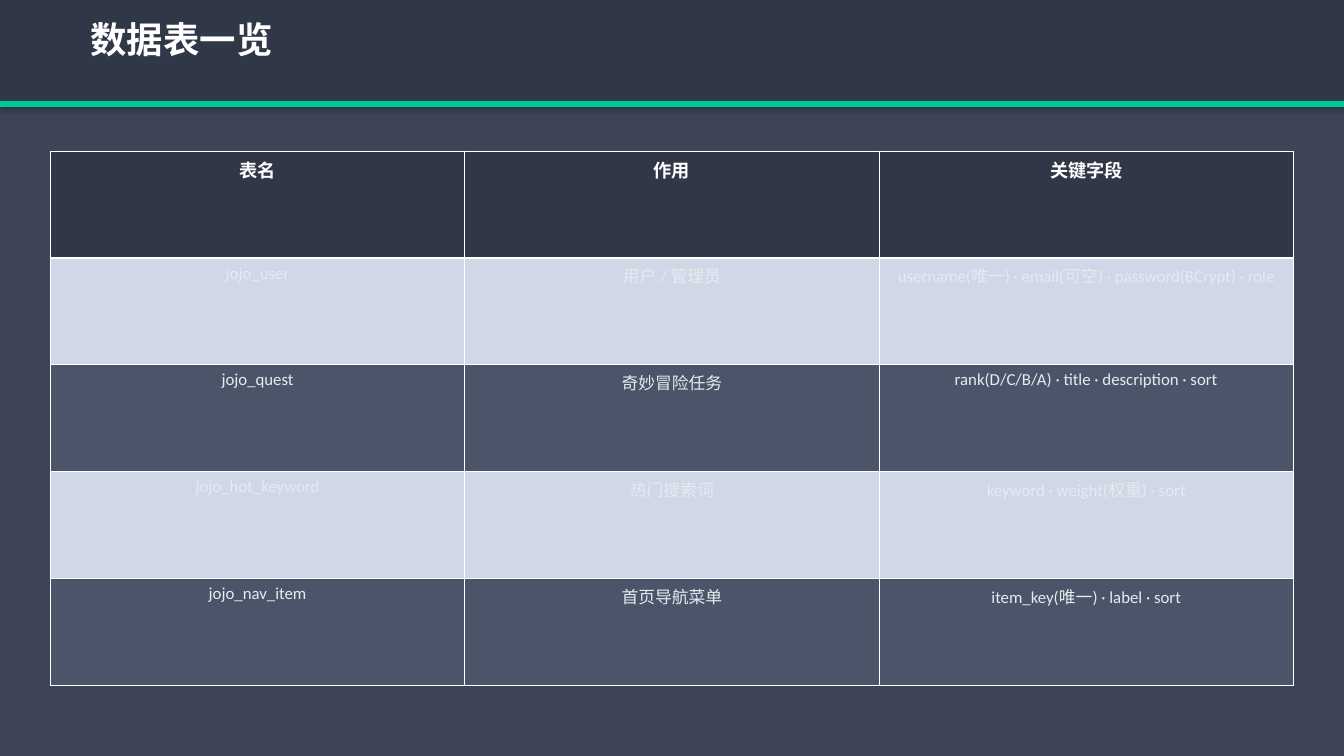
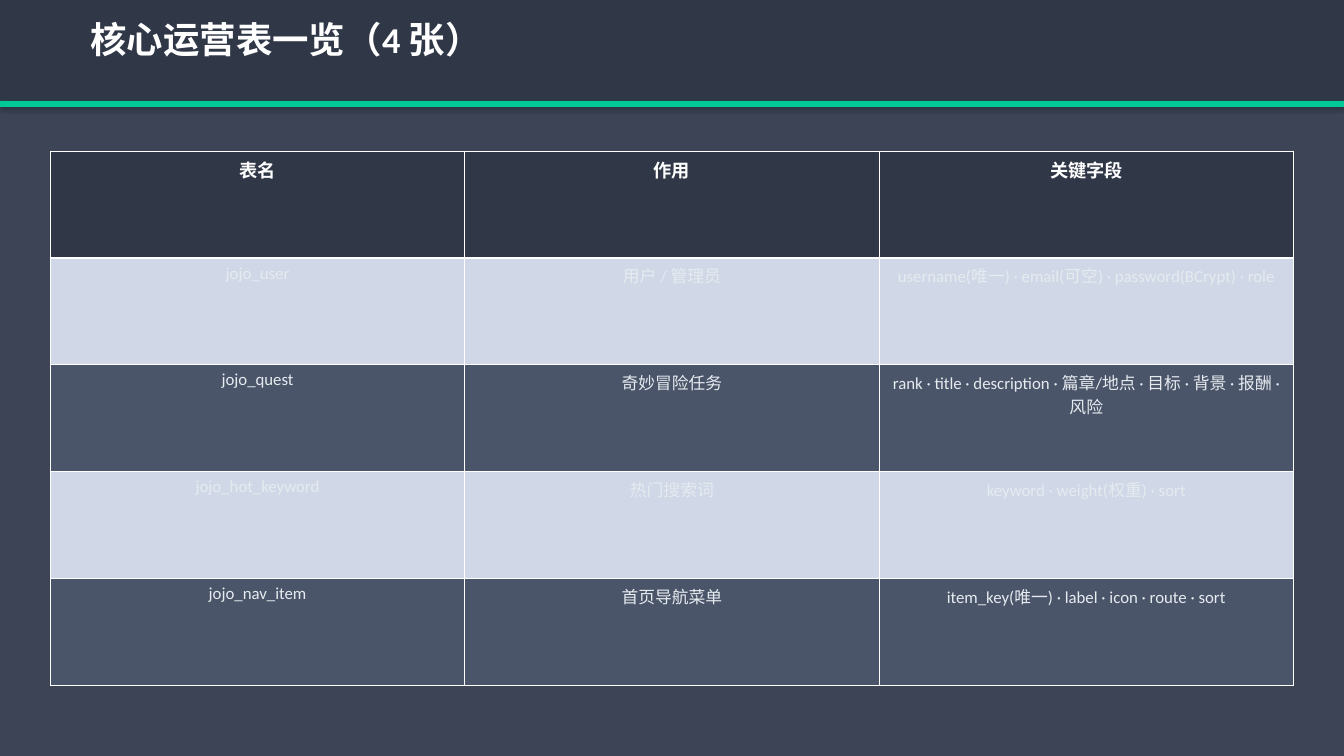
Before and after one commit to jms327/java, a slide deck: slide 12 of 奇妙冒险平台_演示.pptx. Drawn at 1344x756 pixels with LibreOffice and Linux fonts; fonts in the diff are those of the drawing. Boxes give left, top, right and bottom in pixels: in the first picture for what was removed or moved away, otherwise in the second. Text is boxed around its words. In the diff, an @@ line names an element or a change of style, - is before the commit and + after.

```diff
--- a/奇妙冒险平台_演示.pptx
+++ b/奇妙冒险平台_演示.pptx
@@ text at (91, 22, 482, 57): text changed @@
-数据表一览
+核心运营表一览（4 张）
@@ table at (50, 151, 1294, 686) @@
-row 3, column 3: rank(D/C/B/A) · title · description · sort
+row 3, column 3: rank · title · description · 篇章/地点 · 目标 · 背景 · 报酬 · 风险
-row 5, column 3: item_key(唯一) · label · sort
+row 5, column 3: item_key(唯一) · label · icon · route · sort
```
Also in this commit, not shown: 6 other slides changed, 15 other files.
